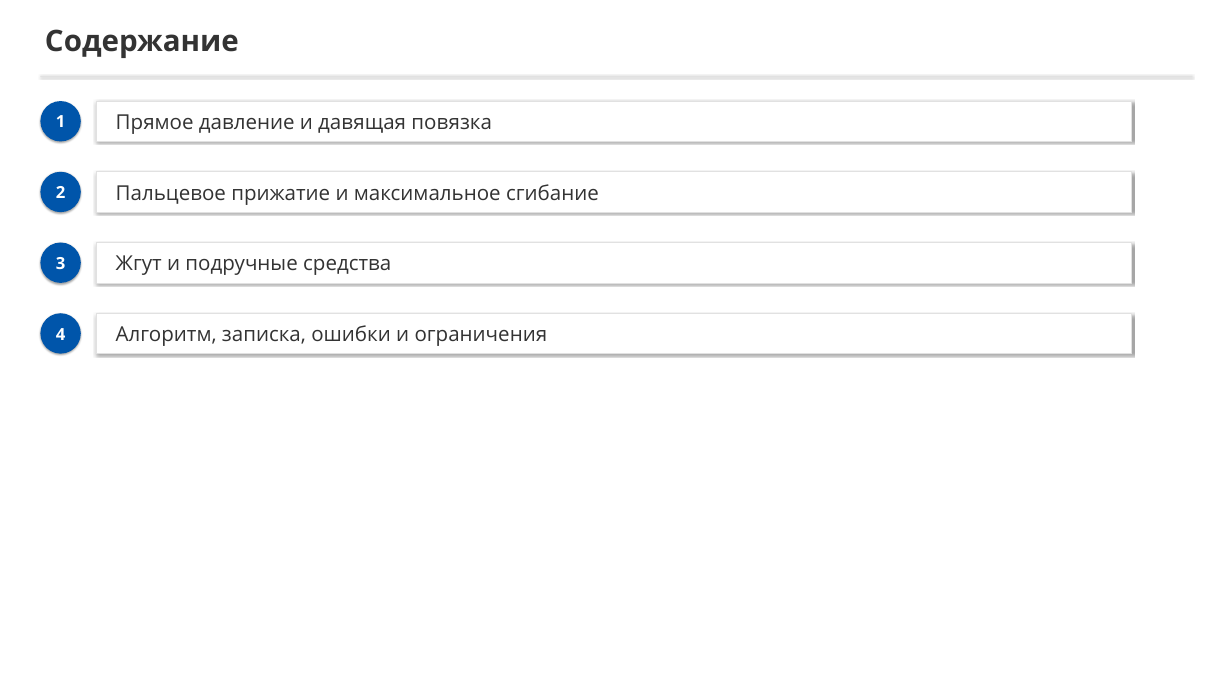
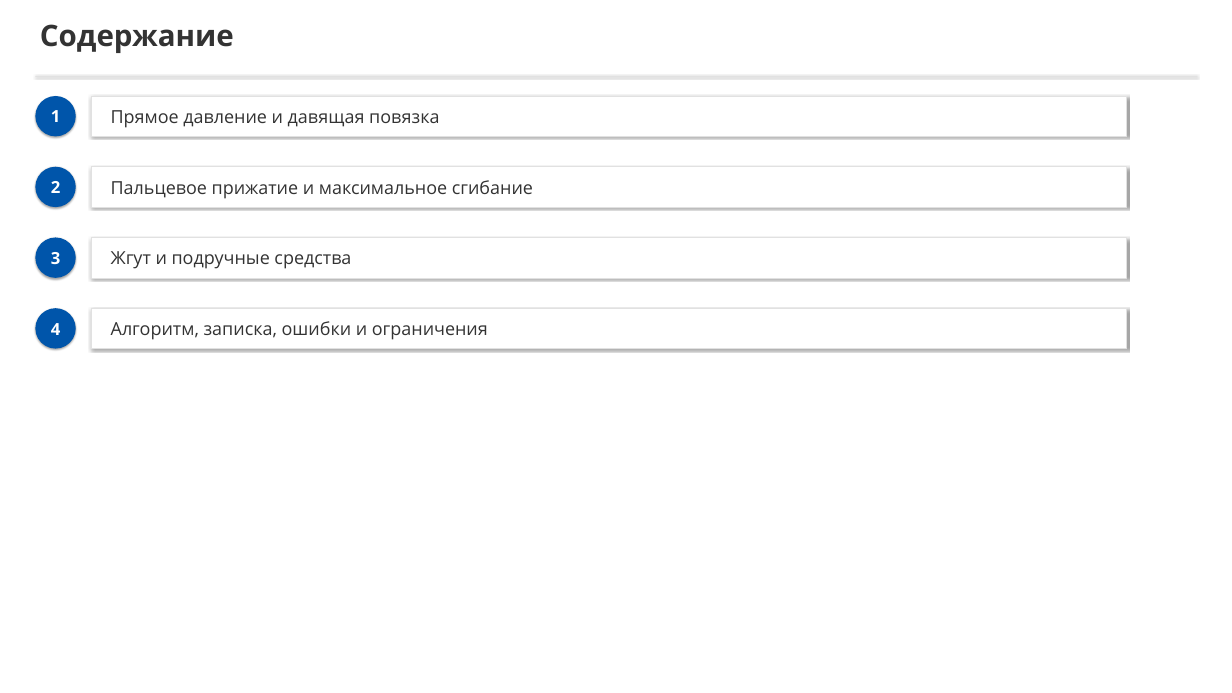
Before and after one commit to lysakalenushka-hash/-, a slide deck: slide 2 of tema2_bleeding/Способы_временной_остановки_кровотечения.pptx. Drawn at 1232x693 pixels with LibreOffice and Linux fonts; fonts in the diff are those of the drawing. Boxes give left, top, right and bottom in pixels: in the first picture for what was removed or moved away, otherwise in the second. Text is boxed around its words. In the diff, an @@ line names an element or a change of style, - is before the commit and + after.

```diff
--- a/tema2_bleeding/Способы_временной_остановки_кровотечения.pptx
+++ b/tema2_bleeding/Способы_временной_остановки_кровотечения.pptx
@@ text "Содержание": place and size @@
-text "Содержание" at (45,29,239,58)
+text "Содержание" at (40,24,234,53)
@@ rectangle: place and size @@
-rectangle at (40,76,1192,77)
+rectangle at (36,76,1197,77)
@@ 4 texts, 4 ellipses, 4 rectangles: place and size @@
-4 texts, 4 ellipses, 4 rectangles at (40,101,1132,353)
+4 texts, 4 ellipses, 4 rectangles at (36,96,1127,348)
@@ size 32 to 28 pt in 4 elements at (111,110,439,128), (111,180,533,199), (111,251,351,269), (111,321,488,340) @@
```
Also in this commit, not shown: 6 other slides changed, 11 slides added, 11 slides removed, 7 other files.
